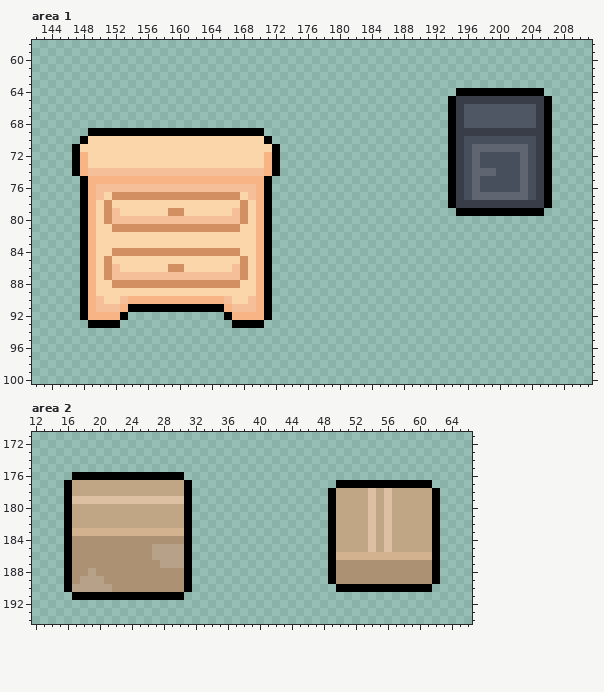
Pixel-art file -- src/_assets/tilesets.aseprite. That is the earlier state.
240x240 pixels, 1 frame. Colours within 5 levels of each other are drawn and written as one. Shown: area 1: x 142..211, y 58..100; area 2: x 12..66, y 171..194. The commit also changed other parts of the picture, which this record leaves out.
The result:
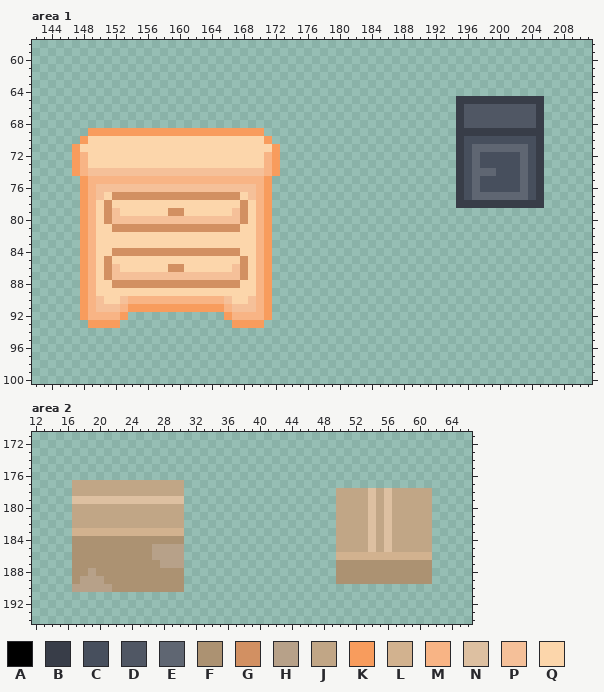
Palette (. is transparent): A #000000  B #383d48  C #474f5d  D #505764  E #5f6672  F #ac9272  G #d29062  H #b7a189  J #c1a686  K #f89c5d  L #d2b28f  M #f8b485  N #ddc0a1  P #f5c099  Q #fcd6ab
Edits made:
Area 1, layer "Layer 1":
y 64: x 195..205 AAAAAAAAAAA -> ...........
y 65..68: x 194 A -> .; x 206 A -> .
y 69: x 149..170 AAAAAAAAAAAAAAAAAAAAAA -> KKKKKKKKKKKKKKKKKKKKKK; x 194 A -> .; x 206 A -> .
y 70: x 148 A -> K; x 171 A -> K; x 194 A -> .; x 206 A -> .
y 71..74: x 147 A -> K; x 172 A -> K; x 194 A -> .; x 206 A -> .
y 75..78: x 148 A -> K; x 171 A -> K; x 194 A -> .; x 206 A -> .
y 79: x 148 A -> K; x 171 A -> K; x 195..205 AAAAAAAAAAA -> ...........
y 80..90: x 148 A -> K; x 171 A -> K
y 91: x 148 A -> K; x 154..165 AAAAAAAAAAAA -> KKKKKKKKKKKK; x 171 A -> K
y 92: x 148 A -> K; x 153 A -> K; x 166 A -> K; x 171 A -> K
y 93: x 149..152 AAAA -> KKKK; x 167..170 AAAA -> KKKK
Area 2, layer "Layer 1":
y 176: x 17..30 AAAAAAAAAAAAAA -> ..............
y 177: x 16 A -> .; x 31 A -> .; x 50..61 AAAAAAAAAAAA -> ............
y 178..189: x 16 A -> .; x 31 A -> .; x 49 A -> .; x 62 A -> .
y 190: x 16 A -> .; x 31 A -> .; x 50..61 AAAAAAAAAAAA -> ............
y 191: x 17..30 AAAAAAAAAAAAAA -> ..............
Boxes around the changes in both pictures, in picture pixels (x1, y1, x2, y2):
erased: (448, 88, 552, 216)
changed: (72, 128, 280, 328)
erased: (64, 472, 192, 600)
erased: (328, 480, 440, 592)
